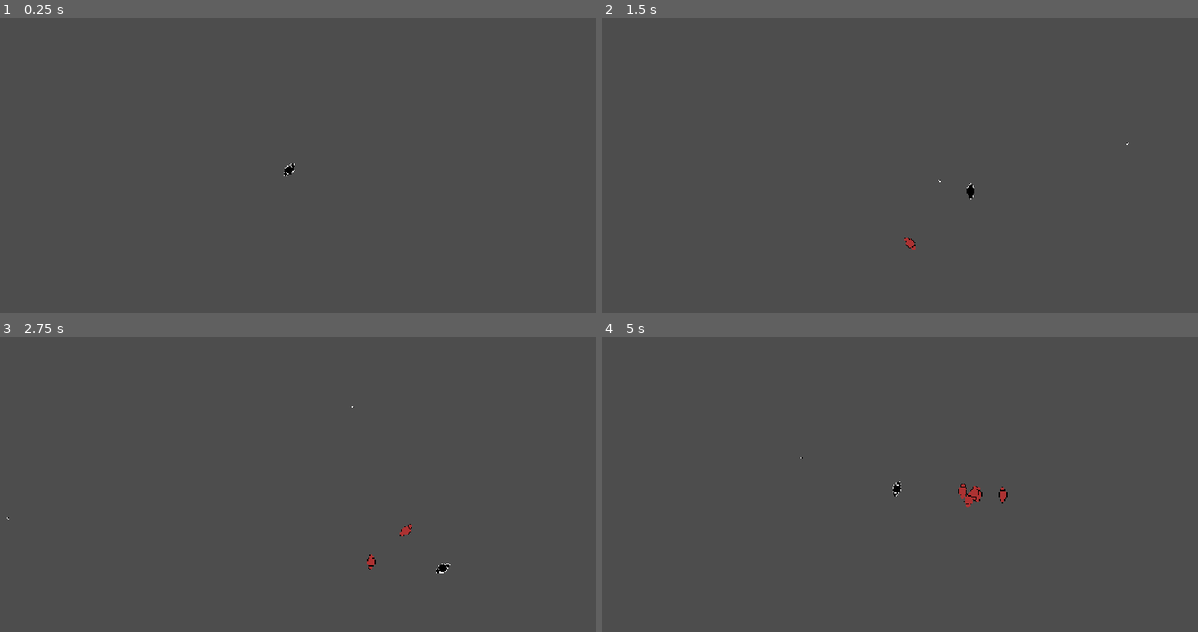
Above: before the commit, frames 1-4 (two rows, left to right).
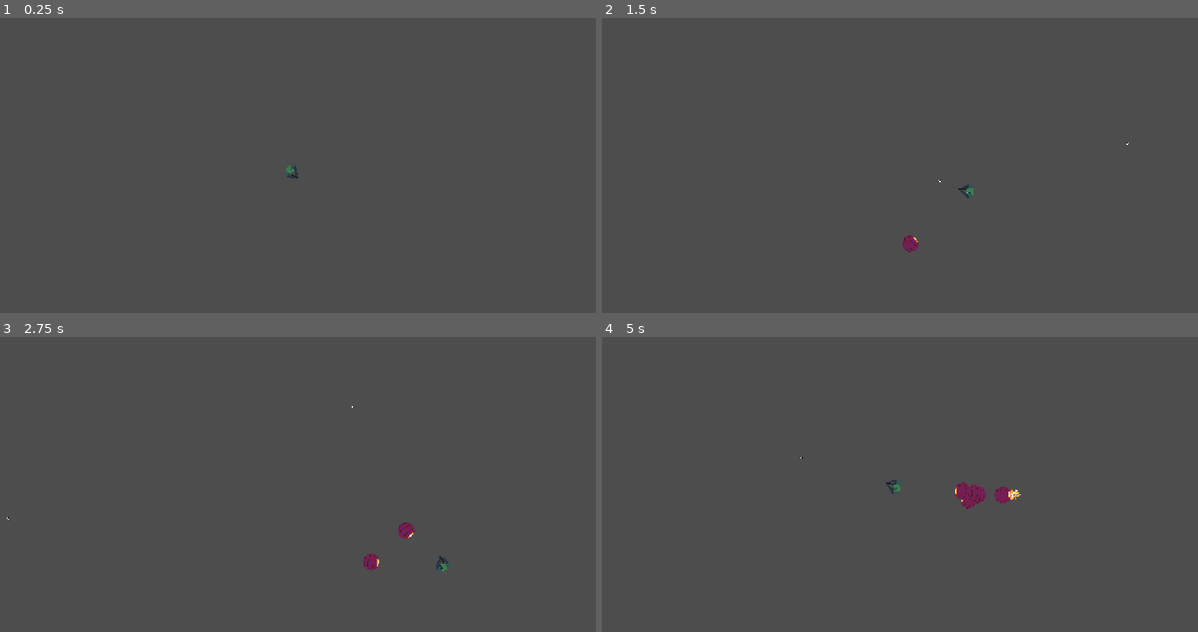
Above: after the commit, the same moments.

Repository: Travis-A/hackathon-cyberpunk
Game: Godot game, scene res://travis_testing_area.tscn
Two runs of this game, one before a commit and one after it. Both use one fixed random seed, a clock stepped at 60 frames per second and the inputs below. This scene is started directly instead of the project's main scene.
Inputs (mouse positions are in pixels of both pictures, inside the frame that each line leads up to):
- Up to frame 1 (0.25 s): no input
- Up to frame 2 (1.5 s): tap Enter at 0.5 s; move the mouse to (1025, 153) at 0.52 s; hold D (moveRight) 0.53-1.28 s; click (1025, 153) at 0.6 s; move the mouse to (768, 189) at 1.27 s; hold S (moveDown) from 1.28 s (still down); click (768, 189) at 1.35 s
- Up to frame 3 (2.75 s): move the mouse to (351, 416) at 2.02 s; release S (moveDown) at 2.03 s; hold D (moveRight) from 2.03 s (still down); click (351, 416) at 2.1 s
- Up to frame 4 (5 s): move the mouse to (864, 558) at 2.77 s; release D (moveRight) at 2.78 s; hold W (moveUp) 2.78-3.53 s; click (864, 558) at 2.85 s; move the mouse to (1078, 540) at 3.52 s; hold A (moveLeft) from 3.53 s (still down); click (1078, 540) at 3.6 s; move the mouse to (709, 440) at 4.27 s; click (709, 440) at 4.35 s

The runs differ from the first frame. In frame 1, less than 0.1% of the frame differs, in the area x 47-51%, y 49-55%; in frame 2, 0.2%; in frame 3, 0.3%; in frame 4, 0.6%, in the area x 47-71%, y 48-59%.

Commit message:
pretty much everything else

Diff:
--- a/Enemy/enemy.gd
+++ b/Enemy/enemy.gd
@@ -13,6 +13,11 @@
 @export var melee_hitbox : Attack
 @export var cooldown_timer : Timer
 
+@onready var sprite: AnimatedSprite2D = $"../AnimatedSprite2D"
+
+
+signal enemyKilled
+
 # Called when the node enters the scene tree for the first time.
 func _ready() -> void:
 	target = get_tree().get_first_node_in_group("Player")
@@ -27,14 +32,15 @@
 
 
 func _on_health_death() -> void:
-	await get_tree().create_timer(1).timeout
+	body.died.emit()
+	await get_tree().create_timer(.5).timeout
 	$"..".queue_free()
 
 func ranged_attack() -> void:
 	pass
 
 func melee_attack() -> void:
-	print("attack!")
+	sprite.play("shoot")
 	can_attack = false
 	melee_hitbox.attack_shape.disabled = false
 	await get_tree().create_timer(.2).timeout
--- a/Enemy/enemy.tscn
+++ b/Enemy/enemy.tscn
@@ -2,16 +2,142 @@
 
 [ext_resource type="Script" uid="uid://wvc0fwv3xor3" path="res://Enemy/enemy_movement.gd" id="1_2pb1h"]
 [ext_resource type="Script" uid="uid://ya8lxk2ubkn" path="res://Enemy/enemy.gd" id="1_am0pq"]
-[ext_resource type="Texture2D" uid="uid://lby5nkc51mrr" path="res://Enemy/enemy.png" id="2_px1sc"]
 [ext_resource type="Script" uid="uid://j6mqp37212f" path="res://health.gd" id="4_eqilm"]
 [ext_resource type="Script" uid="uid://dfs3h7sp2c5rr" path="res://hit_detect.gd" id="5_ncf7h"]
 [ext_resource type="Script" uid="uid://das4rk58tppxg" path="res://Enemy/attack.gd" id="6_m6jha"]
+[ext_resource type="Texture2D" uid="uid://do52p6go0bs3b" path="res://Enemy/ballenemy.png" id="7_glvfu"]
 
 [sub_resource type="CircleShape2D" id="CircleShape2D_am0pq"]
 radius = 7.0
 
 [sub_resource type="RectangleShape2D" id="RectangleShape2D_glvfu"]
 size = Vector2(42, 20)
+
+[sub_resource type="AtlasTexture" id="AtlasTexture_glvfu"]
+atlas = ExtResource("7_glvfu")
+region = Rect2(0, 128, 64, 128)
+
+[sub_resource type="AtlasTexture" id="AtlasTexture_sbh3k"]
+atlas = ExtResource("7_glvfu")
+region = Rect2(64, 128, 64, 128)
+
+[sub_resource type="AtlasTexture" id="AtlasTexture_3cio7"]
+atlas = ExtResource("7_glvfu")
+region = Rect2(128, 128, 64, 128)
+
+[sub_resource type="AtlasTexture" id="AtlasTexture_2fgfm"]
+atlas = ExtResource("7_glvfu")
+region = Rect2(192, 128, 64, 128)
+
+[sub_resource type="AtlasTexture" id="AtlasTexture_llu5w"]
+atlas = ExtResource("7_glvfu")
+region = Rect2(256, 128, 64, 128)
+
+[sub_resource type="AtlasTexture" id="AtlasTexture_wyh6i"]
+atlas = ExtResource("7_glvfu")
+region = Rect2(320, 128, 64, 128)
+
+[sub_resource type="AtlasTexture" id="AtlasTexture_0rspp"]
+atlas = ExtResource("7_glvfu")
+region = Rect2(0, 0, 64, 128)
+
+[sub_resource type="AtlasTexture" id="AtlasTexture_efk13"]
+atlas = ExtResource("7_glvfu")
+region = Rect2(64, 0, 64, 128)
+
+[sub_resource type="AtlasTexture" id="AtlasTexture_nmr1a"]
+atlas = ExtResource("7_glvfu")
+region = Rect2(128, 0, 64, 128)
+
+[sub_resource type="AtlasTexture" id="AtlasTexture_47ove"]
+atlas = ExtResource("7_glvfu")
+region = Rect2(0, 0, 64, 128)
+
+[sub_resource type="AtlasTexture" id="AtlasTexture_jovdv"]
+atlas = ExtResource("7_glvfu")
+region = Rect2(64, 0, 64, 128)
+
+[sub_resource type="AtlasTexture" id="AtlasTexture_ht3ht"]
+atlas = ExtResource("7_glvfu")
+region = Rect2(128, 0, 64, 128)
+
+[sub_resource type="AtlasTexture" id="AtlasTexture_rdorl"]
+atlas = ExtResource("7_glvfu")
+region = Rect2(192, 0, 64, 128)
+
+[sub_resource type="AtlasTexture" id="AtlasTexture_1w3kn"]
+atlas = ExtResource("7_glvfu")
+region = Rect2(256, 0, 64, 128)
+
+[sub_resource type="AtlasTexture" id="AtlasTexture_mqp78"]
+atlas = ExtResource("7_glvfu")
+region = Rect2(320, 0, 64, 128)
+
+[sub_resource type="SpriteFrames" id="SpriteFrames_m6jha"]
+animations = [{
+"frames": [{
+"duration": 1.0,
+"texture": SubResource("AtlasTexture_glvfu")
+}, {
+"duration": 1.0,
+"texture": SubResource("AtlasTexture_sbh3k")
+}, {
+"duration": 1.0,
+"texture": SubResource("AtlasTexture_3cio7")
+}, {
+"duration": 1.0,
+"texture": SubResource("AtlasTexture_2fgfm")
+}, {
+"duration": 1.0,
+"texture": SubResource("AtlasTexture_llu5w")
+}, {
+"duration": 1.0,
+"texture": SubResource("AtlasTexture_wyh6i")
+}],
+"loop": false,
+"name": &"death",
+"speed": 15.0
+}, {
+"frames": [{
+"duration": 1.0,
+"texture": SubResource("AtlasTexture_0rspp")
+}, {
+"duration": 1.0,
+"texture": SubResource("AtlasTexture_efk13")
+}, {
+"duration": 1.0,
+"texture": SubResource("AtlasTexture_nmr1a")
+}, {
+"duration": 1.0,
+"texture": SubResource("AtlasTexture_efk13")
+}],
+"loop": true,
+"name": &"idle",
+"speed": 10.0
+}, {
+"frames": [{
+"duration": 1.0,
+"texture": SubResource("AtlasTexture_47ove")
+}, {
+"duration": 1.0,
+"texture": SubResource("AtlasTexture_jovdv")
+}, {
+"duration": 1.0,
+"texture": SubResource("AtlasTexture_ht3ht")
+}, {
+"duration": 1.0,
+"texture": SubResource("AtlasTexture_rdorl")
+}, {
+"duration": 1.0,
+"texture": SubResource("AtlasTexture_1w3kn")
+}, {
+"duration": 1.0,
+"texture": SubResource("AtlasTexture_mqp78")
+}],
+"loop": false,
+"name": &"shoot",
+"speed": 15.0
+}]
 
 [node name="Enemy" type="CharacterBody2D" unique_id=1968644038 node_paths=PackedStringArray("logic") groups=["Enemy"]]
 collision_layer = 0
@@ -31,10 +157,6 @@
 [node name="Health" type="Node" parent="." unique_id=269028605]
 script = ExtResource("4_eqilm")
 max_health = 50
-
-[node name="Sprite2D" type="Sprite2D" parent="." unique_id=1325343204]
-rotation = 1.5707964
-texture = ExtResource("2_px1sc")
 
 [node name="CollisionShape2D" type="CollisionShape2D" parent="." unique_id=497321081]
 rotation = -0.032259822
@@ -63,6 +185,14 @@
 [node name="AttackCooldown" type="Timer" parent="." unique_id=148533773]
 one_shot = true
 
+[node name="AnimatedSprite2D" type="AnimatedSprite2D" parent="." unique_id=575054111]
+rotation = 1.5707964
+sprite_frames = SubResource("SpriteFrames_m6jha")
+animation = &"shoot"
+frame = 5
+frame_progress = 1.0
+offset = Vector2(0, -32)
+
 [connection signal="death" from="Health" to="enemyLogic" method="_on_health_death"]
 [connection signal="area_entered" from="meleeAttack" to="meleeAttack" method="_on_area_entered"]
 [connection signal="timeout" from="AttackCooldown" to="enemyLogic" method="_on_attack_cooldown_timeout"]
--- a/Enemy/enemy_movement.gd
+++ b/Enemy/enemy_movement.gd
@@ -4,7 +4,13 @@
 @export var logic : EnemyLogic
 @export var speed : float = 100
 @export var stop_distance: float = 20
+
+@onready var sprite: AnimatedSprite2D = $AnimatedSprite2D
+
+
 var target : CharacterBody2D
+
+signal died
 
 func _physics_process(delta: float) -> void:
 	if logic.health.is_alive:
@@ -15,6 +21,7 @@
 			target = logic.target
 	else:
 		velocity = Vector2.ZERO
+		sprite.play("death")
 	move_and_slide()
 
 func move() :
@@ -25,6 +32,7 @@
 		# Get direction vector
 		var direction = global_position.direction_to(target.global_position)
 		velocity = direction * speed
+		sprite.play("idle")
 	else:
 		# Stop moving if close enough
 		velocity = Vector2.ZERO
--- a/GameLogic/enemy_spawner.gd
+++ b/GameLogic/enemy_spawner.gd
@@ -1,15 +1,41 @@
 extends Node
 
+class_name Spawner
+
 var enemy_scene = preload("res://Enemy/enemy.tscn")
+@export var timer: Timer
 
 @export var spawn_locations : Array[Node2D]
+@export var enemies_to_spawn : int = 5
+var spawns_left : int
+
+var killed_enemies
+
+signal end_wave
+
+func start_round():
+	killed_enemies = 0
+	spawns_left = enemies_to_spawn
+	timer.start()
 
 func spawn_enemy():
 	var spawn_pos = spawn_locations.pick_random().global_position
 	var enemy = enemy_scene.instantiate()
 	enemy.global_position = spawn_pos
+	enemy.died.connect(_on_enemy_death)
 	get_tree().current_scene.add_child(enemy)
+	spawns_left -= 1
 
 
 func _on_timer_timeout() -> void:
-	spawn_enemy()
+	if spawns_left > 0:
+		spawn_enemy()
+	else:
+		timer.stop()
+
+func _on_enemy_death() :
+	killed_enemies += 1
+	print(killed_enemies)
+	if killed_enemies >= enemies_to_spawn:
+		timer.stop
+		end_wave.emit()
--- a/GameLogic/spawner.tscn
+++ b/GameLogic/spawner.tscn
@@ -2,10 +2,10 @@
 
 [ext_resource type="Script" uid="uid://b6lavoyhlhlwh" path="res://GameLogic/enemy_spawner.gd" id="1_afedt"]
 
-[node name="Spawner" type="Node" unique_id=1535596294]
+[node name="Spawner" type="Node" unique_id=1535596294 node_paths=PackedStringArray("timer")]
 script = ExtResource("1_afedt")
+timer = NodePath("Timer")
 
 [node name="Timer" type="Timer" parent="." unique_id=1289953854]
-autostart = true
 
 [connection signal="timeout" from="Timer" to="." method="_on_timer_timeout"]
--- /dev/null
+++ b/GameLogic/wave.gd
@@ -0,0 +1,19 @@
+extends Node
+
+class_name Wave
+
+@export var wave: int = 0
+@export var spawner : Spawner
+
+func _ready() -> void:
+	spawner.end_wave.connect(_on_wave_end)
+	start_wave()
+
+# Called when the node enters the scene tree for the first time.
+func start_wave():
+	wave += 1
+	spawner.enemies_to_spawn += 5
+	spawner.start_round()
+
+func _on_wave_end():
+	start_wave()
--- a/Player/player.gd
+++ b/Player/player.gd
@@ -1,6 +1,10 @@
 extends Node
 
+class_name PlayerLogic
+
 @export var bullet_spawn : Node2D
+@export var health : Health
+var is_shooting
 
 # Called when the node enters the scene tree for the first time.
 func _ready() -> void:
@@ -9,5 +13,8 @@
 
 # Called every frame. 'delta' is the elapsed time since the previous frame.
 func _process(delta: float) -> void:
-	if Input.is_action_just_pressed("shoot"):
+	if Input.is_action_just_pressed("shoot") and health.is_alive:
+		is_shooting = true
 		bullet_spawn.shoot()
+		await  get_tree().create_timer(.1).timeout
+		is_shooting = false
--- a/Player/player.tscn
+++ b/Player/player.tscn
@@ -1,11 +1,127 @@
 [gd_scene format=3 uid="uid://ldteyh4dhjr6"]
 
-[ext_resource type="Texture2D" uid="uid://cq1x0tbkyalm6" path="res://Player/Sprite-0001.png" id="1_4flbx"]
 [ext_resource type="Script" uid="uid://bjokg6l7livhi" path="res://Player/player.gd" id="1_hqtel"]
 [ext_resource type="Script" uid="uid://2vfint68rbh1" path="res://Player/player_movement.gd" id="1_onrkg"]
 [ext_resource type="Script" uid="uid://j6mqp37212f" path="res://health.gd" id="2_k53q1"]
 [ext_resource type="Script" uid="uid://blmmxfrg0vk7x" path="res://Player/bullet_spawn.gd" id="3_i3pqv"]
 [ext_resource type="Script" uid="uid://dfs3h7sp2c5rr" path="res://hit_detect.gd" id="6_fhl08"]
+[ext_resource type="Texture2D" uid="uid://du7awe8dfm3wq" path="res://Player/player.png" id="6_vtle1"]
+
+[sub_resource type="AtlasTexture" id="AtlasTexture_od3ui"]
+atlas = ExtResource("6_vtle1")
+region = Rect2(0, 64, 64, 64)
+
+[sub_resource type="AtlasTexture" id="AtlasTexture_vtle1"]
+atlas = ExtResource("6_vtle1")
+region = Rect2(0, 64, 64, 64)
+
+[sub_resource type="AtlasTexture" id="AtlasTexture_00tjw"]
+atlas = ExtResource("6_vtle1")
+region = Rect2(64, 64, 64, 64)
+
+[sub_resource type="AtlasTexture" id="AtlasTexture_x3vf3"]
+atlas = ExtResource("6_vtle1")
+region = Rect2(128, 64, 64, 64)
+
+[sub_resource type="AtlasTexture" id="AtlasTexture_apopc"]
+atlas = ExtResource("6_vtle1")
+region = Rect2(192, 64, 64, 64)
+
+[sub_resource type="AtlasTexture" id="AtlasTexture_5htga"]
+atlas = ExtResource("6_vtle1")
+region = Rect2(256, 64, 64, 64)
+
+[sub_resource type="AtlasTexture" id="AtlasTexture_p5o4e"]
+atlas = ExtResource("6_vtle1")
+region = Rect2(320, 64, 64, 64)
+
+[sub_resource type="AtlasTexture" id="AtlasTexture_gu6f8"]
+atlas = ExtResource("6_vtle1")
+region = Rect2(384, 64, 64, 64)
+
+[sub_resource type="AtlasTexture" id="AtlasTexture_dkpta"]
+atlas = ExtResource("6_vtle1")
+region = Rect2(448, 64, 64, 64)
+
+[sub_resource type="AtlasTexture" id="AtlasTexture_lfmf2"]
+atlas = ExtResource("6_vtle1")
+region = Rect2(512, 64, 64, 64)
+
+[sub_resource type="AtlasTexture" id="AtlasTexture_pisgm"]
+atlas = ExtResource("6_vtle1")
+region = Rect2(576, 64, 64, 64)
+
+[sub_resource type="AtlasTexture" id="AtlasTexture_b1ygp"]
+atlas = ExtResource("6_vtle1")
+region = Rect2(64, 0, 64, 64)
+
+[sub_resource type="AtlasTexture" id="AtlasTexture_o28un"]
+atlas = ExtResource("6_vtle1")
+region = Rect2(128, 0, 64, 64)
+
+[sub_resource type="AtlasTexture" id="AtlasTexture_n471f"]
+atlas = ExtResource("6_vtle1")
+region = Rect2(192, 0, 64, 64)
+
+[sub_resource type="SpriteFrames" id="SpriteFrames_00tjw"]
+animations = [{
+"frames": [{
+"duration": 1.0,
+"texture": SubResource("AtlasTexture_od3ui")
+}],
+"loop": true,
+"name": &"idle",
+"speed": 5.0
+}, {
+"frames": [{
+"duration": 1.0,
+"texture": SubResource("AtlasTexture_vtle1")
+}, {
+"duration": 1.0,
+"texture": SubResource("AtlasTexture_00tjw")
+}, {
+"duration": 1.0,
+"texture": SubResource("AtlasTexture_x3vf3")
+}, {
+"duration": 1.0,
+"texture": SubResource("AtlasTexture_apopc")
+}, {
+"duration": 1.0,
+"texture": SubResource("AtlasTexture_5htga")
+}, {
+"duration": 1.0,
+"texture": SubResource("AtlasTexture_p5o4e")
+}, {
+"duration": 1.0,
+"texture": SubResource("AtlasTexture_gu6f8")
+}, {
+"duration": 1.0,
+"texture": SubResource("AtlasTexture_dkpta")
+}, {
+"duration": 1.0,
+"texture": SubResource("AtlasTexture_lfmf2")
+}, {
+"duration": 1.0,
+"texture": SubResource("AtlasTexture_pisgm")
+}],
+"loop": true,
+"name": &"move",
+"speed": 15.0
+}, {
+"frames": [{
+"duration": 1.0,
+"texture": SubResource("AtlasTexture_b1ygp")
+}, {
+"duration": 1.0,
+"texture": SubResource("AtlasTexture_o28un")
+}, {
+"duration": 1.0,
+"texture": SubResource("AtlasTexture_n471f")
+}],
+"loop": false,
+"name": &"shoot",
+"speed": 15.0
+}]
 
 [sub_resource type="CircleShape2D" id="CircleShape2D_4flbx"]
 radius = 7.0
@@ -20,17 +136,19 @@
 [node name="Health" type="Node" parent="." unique_id=1996443273]
 script = ExtResource("2_k53q1")
 
-[node name="PlayerLogic" type="Node" parent="." unique_id=608649203 node_paths=PackedStringArray("bullet_spawn")]
+[node name="PlayerLogic" type="Node" parent="." unique_id=608649203 node_paths=PackedStringArray("bullet_spawn", "health")]
 script = ExtResource("1_hqtel")
 bullet_spawn = NodePath("../BulletSpawn")
+health = NodePath("../Health")
 
 [node name="BulletSpawn" type="Node2D" parent="." unique_id=499201924]
 script = ExtResource("3_i3pqv")
 bullet_type = 0
 
-[node name="Sprite2D" type="Sprite2D" parent="." unique_id=750301698]
+[node name="AnimatedSprite2D" type="AnimatedSprite2D" parent="." unique_id=1023494191]
 rotation = 1.5707964
-texture = ExtResource("1_4flbx")
+sprite_frames = SubResource("SpriteFrames_00tjw")
+animation = &"idle"
 
 [node name="CollisionShape2D" type="CollisionShape2D" parent="." unique_id=473753698]
 shape = SubResource("CircleShape2D_4flbx")
--- a/Player/player_movement.gd
+++ b/Player/player_movement.gd
@@ -2,6 +2,8 @@
 
 @export var health : Health
 @export var speed = 200.0
+@onready var sprite: AnimatedSprite2D = $AnimatedSprite2D
+@onready var player_logic: PlayerLogic = $PlayerLogic
 
 
 func _physics_process(delta: float) -> void:
@@ -9,10 +11,17 @@
 	var direction := Input.get_vector("moveLeft", "moveRight", "moveUp", "moveDown")
 	if direction and health.is_alive:
 		velocity = direction * speed
+		if not player_logic.is_shooting:
+			sprite.play("move")
 	else:
 		velocity.x = move_toward(velocity.x, 0, speed)
 		velocity.y = move_toward(velocity.y, 0, speed)
+		if not player_logic.is_shooting:
+			sprite.play("idle")
+	if player_logic.is_shooting and health.is_alive:
+		sprite.play("shoot")
 
 	# Look dir
-	look_at(get_global_mouse_position())
+	if health.is_alive:
+		look_at(get_global_mouse_position())
 	move_and_slide()
--- a/health.gd
+++ b/health.gd
@@ -12,8 +12,8 @@
 	current_health = max_health
 
 func hurt(damage : int) -> void:
-	current_health -= damage
-	print("hit for " + str(damage))
-	if current_health <= 0:
-		is_alive = false
-		death.emit()
+	if is_alive:
+		current_health -= damage
+		if current_health <= 0:
+			is_alive = false
+			death.emit()
--- a/project.godot
+++ b/project.godot
@@ -22,6 +22,7 @@
 [display]
 
 window/stretch/mode="canvas_items"
+
 [global_group]
 
 Player=""
--- a/travis_testing_area.tscn
+++ b/travis_testing_area.tscn
@@ -1,9 +1,14 @@
 [gd_scene format=3 uid="uid://cwo8lwinpeu3i"]
 
+[ext_resource type="Script" uid="uid://bsy8utapb3s7" path="res://GameLogic/wave.gd" id="1_3xlrs"]
 [ext_resource type="PackedScene" uid="uid://ldteyh4dhjr6" path="res://Player/player.tscn" id="1_khvu6"]
 [ext_resource type="PackedScene" uid="uid://c06h5p2k6o57v" path="res://GameLogic/spawner.tscn" id="3_3xlrs"]
 
 [node name="travis_testing_area" type="Node2D" unique_id=544833815]
+
+[node name="WaveLogic" type="Node" parent="." unique_id=1600930311 node_paths=PackedStringArray("spawner")]
+script = ExtResource("1_3xlrs")
+spawner = NodePath("../Spawner")
 
 [node name="Camera2D" type="Camera2D" parent="." unique_id=1214201927]
 
Binary file added: Enemy/ballenemy.png
Not shown, added: Enemy/ballenemy.png.import
Not shown, added: GameLogic/wave.gd.uid
Binary file added: Player/player.png
Not shown, added: Player/player.png.import
